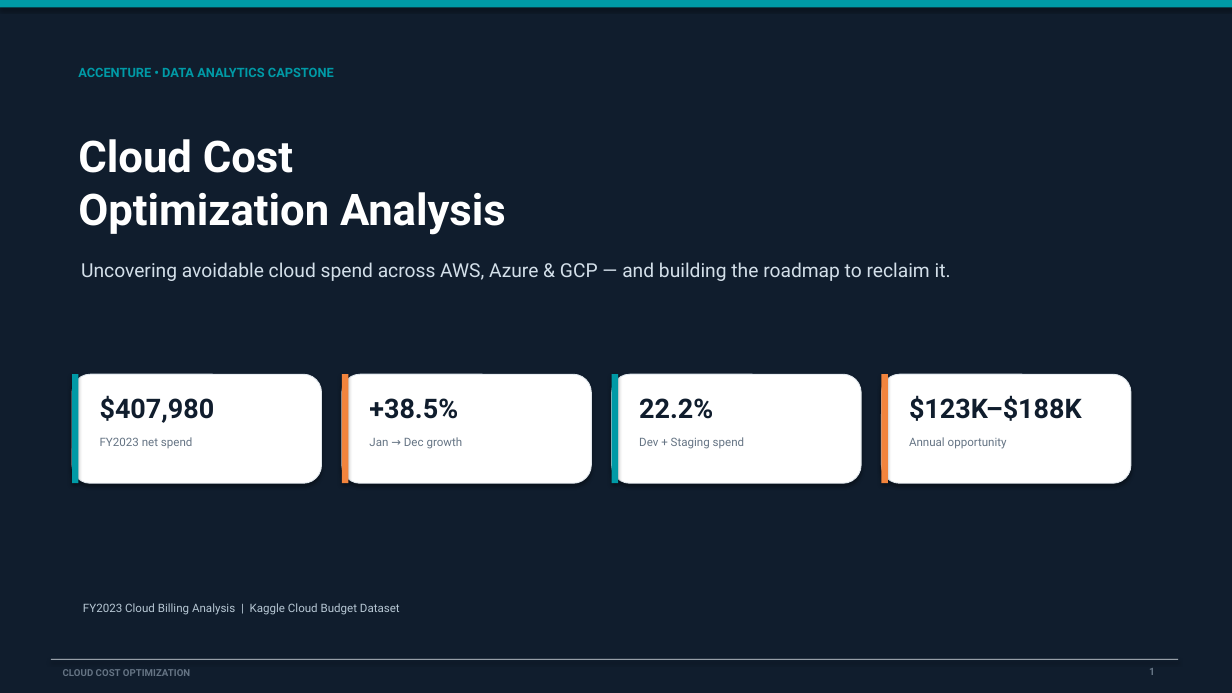
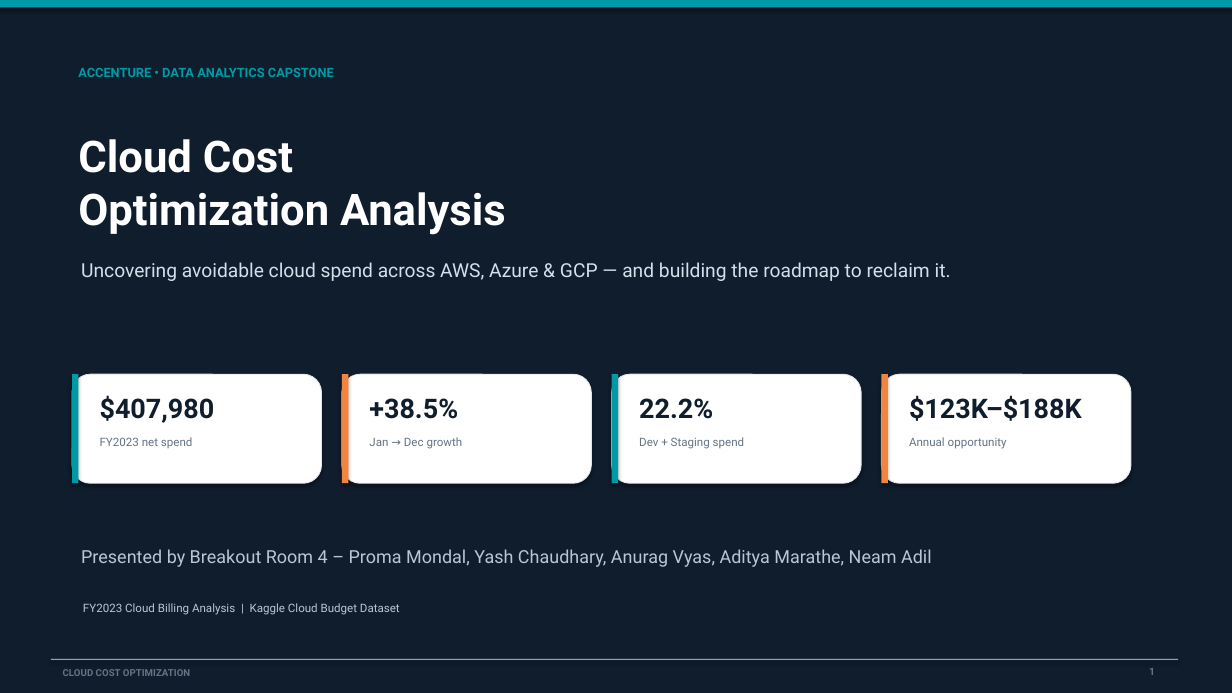
Before and after one commit to Proms32/Accenture-capstone-project, a slide deck: slide 1 of Cloud_Cost_Optimization_Professional_Deck_Final.pptx. Drawn at 1232x693 pixels with LibreOffice and Linux fonts; fonts in the diff are those of the drawing. Boxes give left, top, right and bottom in pixels: in the first picture for what was removed or moved away, otherwise in the second. Text is boxed around its words. In the diff, an @@ line names an element or a change of style, - is before the commit and + after.

Commit message:
Modified final deck

```diff
--- a/Cloud_Cost_Optimization_Professional_Deck_Final.pptx
+++ b/Cloud_Cost_Optimization_Professional_Deck_Final.pptx
@@ text added at <box>81,549,932,567</box>, 14 pt, text #B7C7D4 @@
+Presented by Breakout Room 4 – Proma Mondal, Yash Chaudhary, Anurag Vyas, Aditya Marathe, Neam Adil
```
Also in this commit, not shown: 6 other slides changed.
